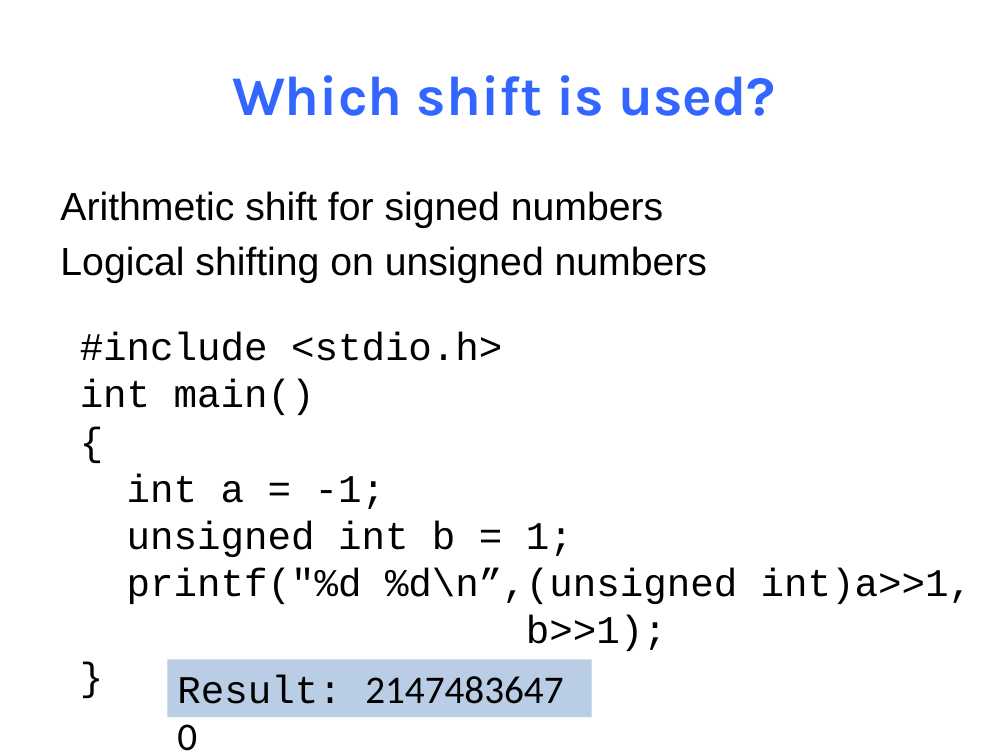
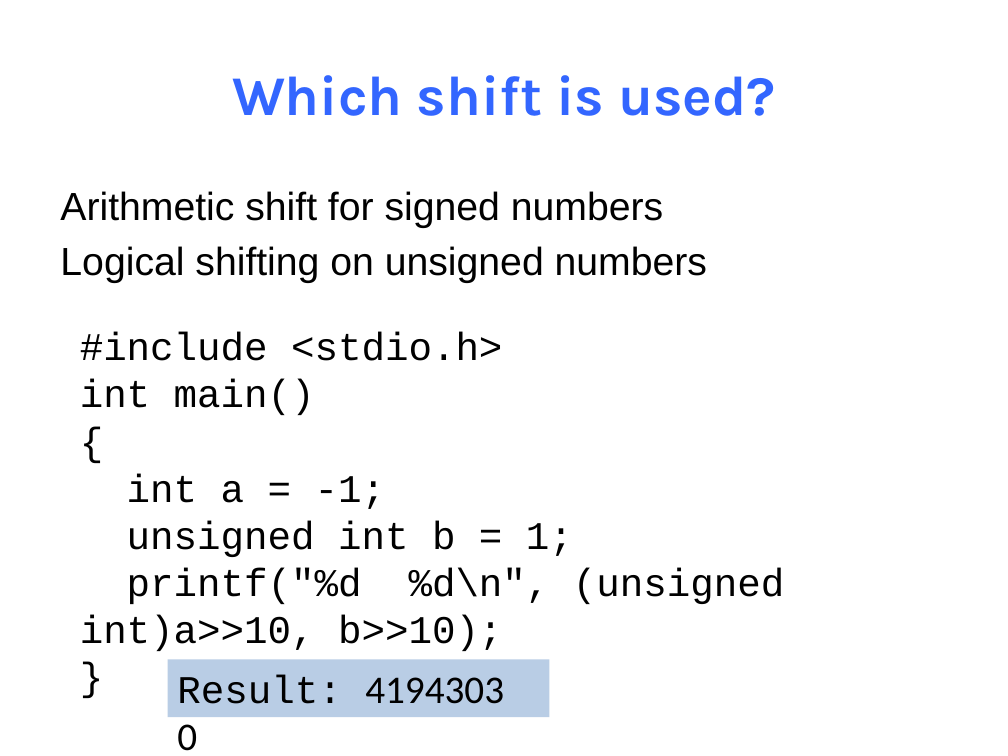
Before and after one commit to NYU-CSO/nyu-cso.github.io, a slide deck: slide 30 of notes/04-C_Basics.pptx (slide 31 before the commit). Drawn at 1008x756 pixels with LibreOffice and Linux fonts; fonts in the diff are those of the drawing. Boxes give left, top, right and bottom in pixels: in the first picture for what was removed or moved away, otherwise in the second. Text is boxed around its words. In the diff, an @@ line names an element or a change of style, - is before the commit and + after.

```diff
--- a/notes/04-C_Basics.pptx
+++ b/notes/04-C_Basics.pptx
@@ text at bbox=[80, 568, 784, 651]: text changed @@
-printf("%d %d\n”,(unsigned int)a>>1,
-b>>1);
+printf("%d %d\n", (unsigned int)a>>10, b>>10);
@@ rectangle "Result: 4194303 0": place and size @@
-rectangle "Result: 4194303 0" at bbox=[167, 659, 592, 717]
+rectangle "Result: 4194303 0" at bbox=[167, 659, 549, 717]
@@ text in rectangle at bbox=[177, 675, 504, 751]: text changed @@
-Result: 2147483647 0
+Result: 4194303 0
```
Also in this commit, not shown: 32 other slides changed, 1 slide added, 1 slide removed, 1 other file.
